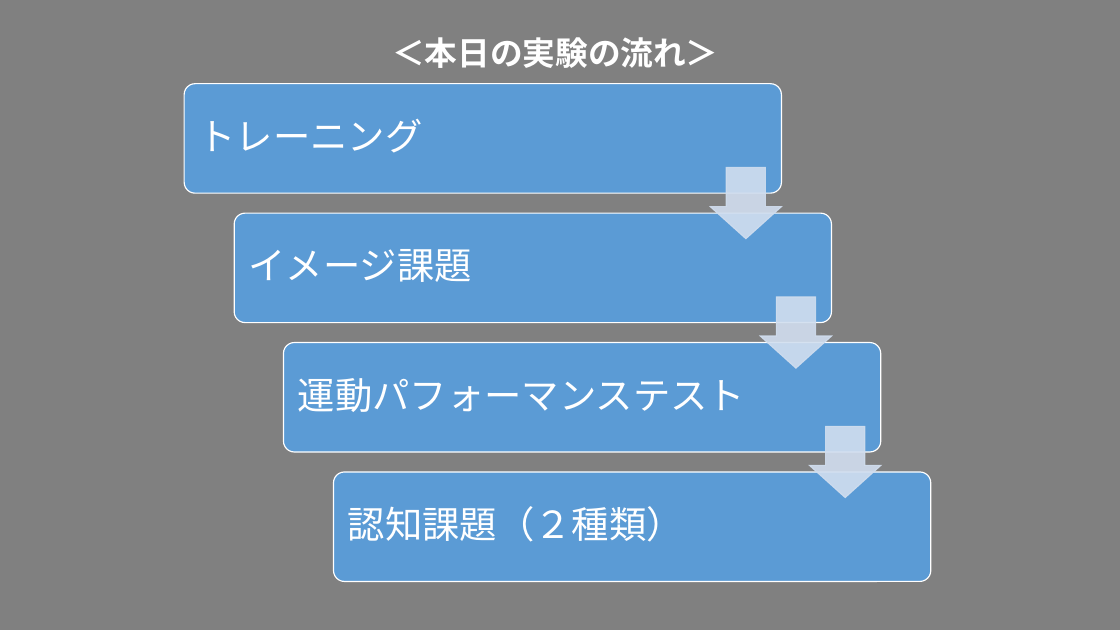
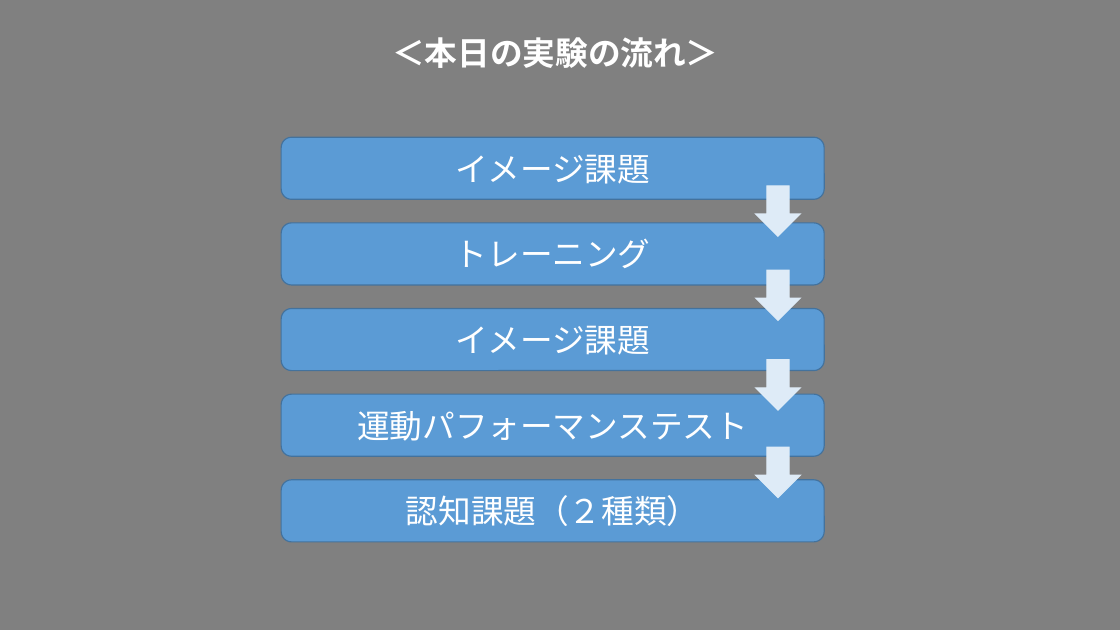
Before and after one commit to Cho-sei/Mystudy, a slide deck: slide 3 of InstImage/day_flow.pptx. Drawn at 1120x630 pixels with LibreOffice and Linux fonts; fonts in the diff are those of the drawing. Boxes give left, top, right and bottom in pixels: in the first picture for what was removed or moved away, otherwise in the second. Text is boxed around its words. In the diff, an @@ line names an element or a change of style, - is before the commit and + after.

```diff
--- a/InstImage/day_flow.pptx
+++ b/InstImage/day_flow.pptx
@@ rounded rectangle added at <box>281,137,824,199</box>, fill #5B9BD5, outline #43739E 1 pt, 28 pt, text #FFFFFF @@
+イメージ課題
@@ down arrow: place and size @@
-down arrow at <box>711,167,782,239</box>
+down arrow at <box>756,186,801,236</box>
@@ size 32 to 28 pt; alignment left to centre; line spacing 0.9 to 1; less space between paragraphs; fill none to #5B9BD5; outline none to #43739E 1 pt in 4 elements at <box>281,480,824,542</box>, <box>281,394,824,456</box>, <box>281,308,824,371</box>, <box>281,223,824,285</box> @@
@@ rounded rectangle "トレーニング": place and size @@
-rounded rectangle "トレーニング" at <box>199,119,423,153</box>
+rounded rectangle "トレーニング" at <box>281,223,824,285</box>
@@ down arrow: place and size @@
-down arrow at <box>760,297,832,369</box>
+down arrow at <box>756,271,801,321</box>
@@ rounded rectangle "イメージ課題": place and size @@
-rounded rectangle "イメージ課題" at <box>249,249,472,282</box>
+rounded rectangle "イメージ課題" at <box>281,308,824,371</box>
@@ down arrow added at <box>756,360,801,410</box>, fill #DEEBF7, outline #DEEBF7 1 pt @@
@@ rounded rectangle "運動パフォーマンステスト": place and size @@
-rounded rectangle "運動パフォーマンステスト" at <box>298,378,745,412</box>
+rounded rectangle "運動パフォーマンステスト" at <box>281,394,824,456</box>
@@ fill #D2DEEF at 90% opacity to #DEEBF7; outline #D2DEEF 1 pt to #DEEBF7 1 pt; proportions changed in 3 elements at <box>756,186,801,236</box>, <box>756,271,801,321</box>, <box>756,447,801,497</box> @@
@@ down arrow: place and size @@
-down arrow at <box>810,427,881,498</box>
+down arrow at <box>756,447,801,497</box>
@@ group removed at <box>184,84,931,581</box>: 4 rounded rectangles @@
@@ rounded rectangle "認知課題（２種類）": place and size @@
-rounded rectangle "認知課題（２種類）" at <box>348,506,684,542</box>
+rounded rectangle "認知課題（２種類）" at <box>281,480,824,542</box>
```
Also in this commit, not shown: 2 other slides changed, 1 slide added, 11 other files.
